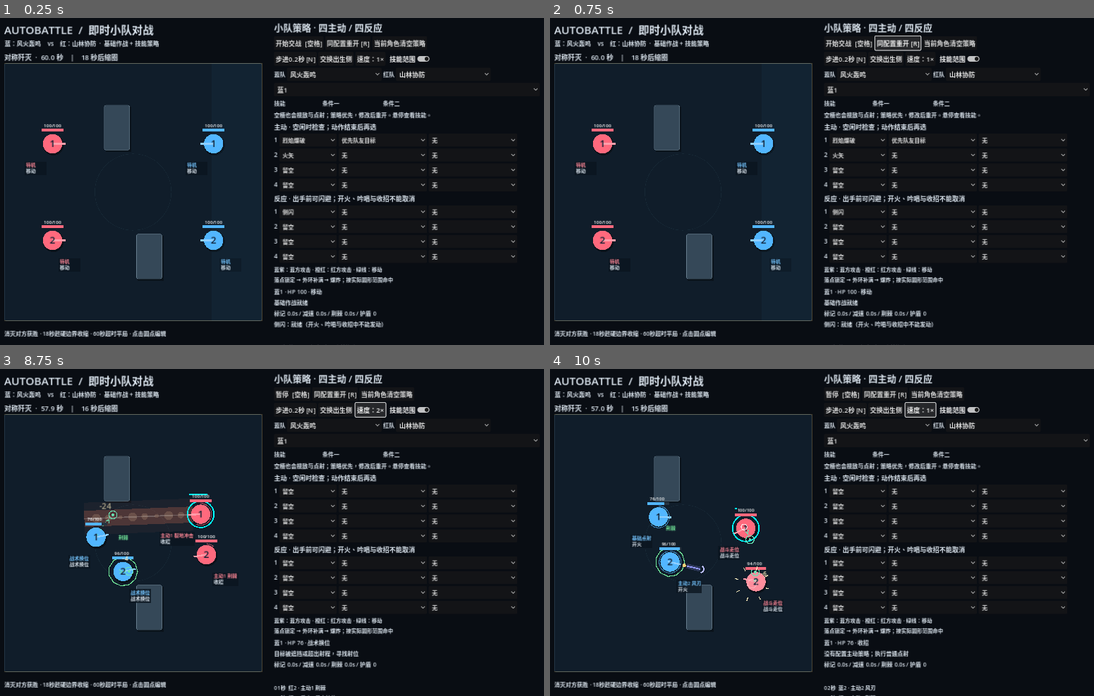
Above: before the commit, frames 1-4 (two rows, left to right).
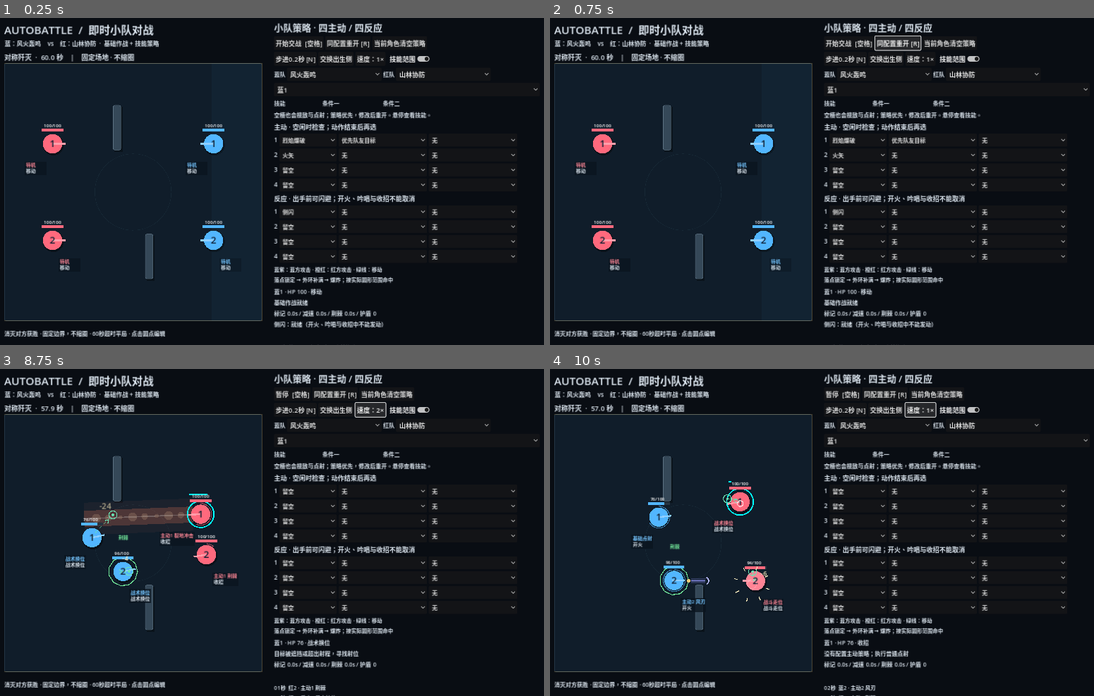
Above: after the commit, the same moments.

Repository: YuanTheouy/test-demo-autobattle
Game: Godot game, scene res://main.tscn
Same seed, same stepped clock (60 frames per second), same inputs: the game is played once before the commit and once after it.
Inputs:
- Up to frame 1 (0.25 s): no input
- Up to frame 2 (0.75 s): click "同配置重开 [R]" at 0.5 s
- Up to frame 3 (8.75 s): click "当前角色清空策略" at 1.25 s; click "步进0.2秒 [N]" at 2 s; click "继续 [空格]" at 2.75 s; click "暂停 [空格]" at 3.5 s; click "同配置重开 [R]" at 4.25 s; click "交换出生侧" at 5 s; click "开始交战 [空格]" at 5.75 s; click "当前角色清空策略" at 6.5 s; click "开始交战 [空格]" at 7.25 s; click "速度：1×" at 8 s
- Up to frame 4 (10 s): click "速度：2×" at 8.75 s; click "速度：0.5×" at 9.5 s

The runs differ from the first frame. In frame 1, 1.4% of the frame differs, in the area x 7-31%, y 10-98%; in frame 2, 1.4%; in frame 3, 1.6%; in frame 4, 3.1%, in the area x 7-43%, y 10-98%.

Commit message:
放大爆炸与后坐力，加入墙面反弹并关闭缩圈

Diff:
--- a/reports/arena-validation.json
+++ b/reports/arena-validation.json
@@ -3,60 +3,63 @@
 		"blue": 7,
 		"blue_left": false,
 		"red": 0,
-		"seconds": 19.7166666666655,
-		"skills": {
-			"0:火矢": 2,
-			"0:烈焰爆破": 1,
-			"1:疾风连刃": 3,
-			"1:风刃": 3,
-			"2:强力射击": 2,
-			"2:掩护队友": 2,
-			"2:标记弹": 4,
-			"3:协同追击": 3,
-			"3:压制射击": 1,
-			"3:强力射击": 3
-		},
-		"winner": 1
-	},
-	{
-		"blue": 7,
-		"blue_left": true,
-		"red": 0,
-		"seconds": 17.4666666666657,
+		"seconds": 22.1666666666654,
 		"skills": {
 			"0:火矢": 2,
 			"0:烈焰爆破": 2,
-			"1:疾风连刃": 2,
-			"1:追风": 2,
-			"1:风刃": 2,
+			"1:疾风连刃": 3,
+			"1:追风": 1,
+			"1:风刃": 3,
 			"2:强力射击": 3,
 			"2:标记弹": 3,
 			"3:侧闪": 1,
 			"3:协同追击": 2,
-			"3:压制射击": 1,
-			"3:强力射击": 2
-		},
-		"winner": 1
-	},
-	{
-		"blue": 7,
-		"blue_left": false,
-		"red": 1,
-		"seconds": 30.0833333333316,
+			"3:压制射击": 2,
+			"3:强力射击": 2,
+			"3:规避预警": 1
+		},
+		"winner": 1
+	},
+	{
+		"blue": 7,
+		"blue_left": true,
+		"red": 0,
+		"seconds": 20.4833333333322,
 		"skills": {
 			"0:火矢": 3,
 			"0:烈焰爆破": 2,
-			"1:疾风连刃": 4,
-			"1:追风": 1,
-			"1:风刃": 4,
+			"1:疾风连刃": 3,
+			"1:追风": 2,
+			"1:风刃": 3,
+			"2:强力射击": 2,
+			"2:标记弹": 2,
+			"3:侧闪": 1,
+			"3:协同追击": 1,
+			"3:压制射击": 1,
+			"3:强力射击": 1
+		},
+		"winner": 0
+	},
+	{
+		"blue": 7,
+		"blue_left": false,
+		"red": 1,
+		"seconds": 23.833333333332,
+		"skills": {
+			"0:火矢": 3,
+			"0:烈焰爆破": 3,
+			"1:疾风连刃": 3,
+			"1:追风": 2,
+			"1:风刃": 3,
 			"2:压制射击": 4,
-			"2:后撤": 2,
-			"2:掩护队友": 1,
+			"2:后撤": 1,
+			"2:掩护队友": 2,
 			"3:侧闪": 2,
 			"3:协同追击": 2,
-			"3:强力射击": 2,
-			"3:短冲刺": 4,
-			"3:绕侧": 4
+			"3:强力射击": 1,
+			"3:短冲刺": 5,
+			"3:绕侧": 5,
+			"3:规避预警": 3
 		},
 		"winner": 0
 	},
@@ -64,106 +67,99 @@
 		"blue": 7,
 		"blue_left": true,
 		"red": 1,
-		"seconds": 20.1999999999989,
+		"seconds": 24.0666666666653,
+		"skills": {
+			"0:火矢": 4,
+			"0:烈焰爆破": 3,
+			"1:疾风连刃": 3,
+			"1:追风": 1,
+			"1:风刃": 3,
+			"2:侧闪": 2,
+			"2:压制射击": 4,
+			"2:后撤": 3,
+			"2:规避预警": 4,
+			"3:侧闪": 2,
+			"3:协同追击": 3,
+			"3:短冲刺": 5,
+			"3:绕侧": 5
+		},
+		"winner": 0
+	},
+	{
+		"blue": 7,
+		"blue_left": false,
+		"red": 2,
+		"seconds": 24.1666666666653,
+		"skills": {
+			"0:火矢": 4,
+			"0:烈焰爆破": 3,
+			"1:疾风连刃": 3,
+			"1:追风": 2,
+			"1:风刃": 3,
+			"2:压制射击": 3,
+			"2:架枪防御": 3,
+			"3:后撤": 2,
+			"3:掩护队友": 1
+		},
+		"winner": 0
+	},
+	{
+		"blue": 7,
+		"blue_left": true,
+		"red": 2,
+		"seconds": 33.2166666666648,
+		"skills": {
+			"0:火矢": 5,
+			"0:烈焰爆破": 4,
+			"1:疾风连刃": 2,
+			"1:风刃": 2,
+			"2:压制射击": 3,
+			"2:强力射击": 1,
+			"2:架枪防御": 2,
+			"3:协同追击": 3,
+			"3:掩护队友": 2,
+			"3:规避预警": 1
+		},
+		"winner": 0
+	},
+	{
+		"blue": 7,
+		"blue_left": false,
+		"red": 3,
+		"seconds": 21.4499999999988,
 		"skills": {
 			"0:火矢": 3,
 			"0:烈焰爆破": 2,
 			"1:疾风连刃": 3,
-			"1:追风": 1,
+			"1:追风": 3,
 			"1:风刃": 3,
 			"2:压制射击": 3,
-			"3:侧闪": 1,
-			"3:协同追击": 1,
-			"3:强力射击": 1,
-			"3:短冲刺": 5,
-			"3:绕侧": 5
-		},
-		"winner": 0
-	},
-	{
-		"blue": 7,
-		"blue_left": false,
-		"red": 2,
-		"seconds": 26.2166666666652,
-		"skills": {
-			"0:火矢": 4,
-			"0:烈焰爆破": 3,
-			"1:侧闪": 1,
-			"1:疾风连刃": 2,
-			"1:追风": 1,
-			"1:风刃": 2,
-			"2:压制射击": 4,
-			"2:强力射击": 3,
-			"2:掩护队友": 1,
-			"2:架枪防御": 4,
-			"3:协同追击": 2,
-			"3:后撤": 2,
-			"3:强力射击": 1,
-			"3:掩护队友": 1
-		},
-		"winner": 1
-	},
-	{
-		"blue": 7,
-		"blue_left": true,
-		"red": 2,
-		"seconds": 33.7499999999981,
-		"skills": {
-			"0:火矢": 5,
-			"0:烈焰爆破": 4,
-			"1:疾风连刃": 3,
-			"1:追风": 2,
-			"1:风刃": 2,
-			"2:压制射击": 3,
-			"2:架枪防御": 3,
-			"3:协同追击": 1,
-			"3:强力射击": 1,
-			"3:掩护队友": 2,
-			"3:规避预警": 2
-		},
-		"winner": 0
-	},
-	{
-		"blue": 7,
-		"blue_left": false,
-		"red": 3,
-		"seconds": 24.4666666666653,
-		"skills": {
-			"0:侧闪": 1,
-			"0:火矢": 4,
-			"0:烈焰爆破": 3,
-			"1:侧闪": 1,
-			"1:疾风连刃": 2,
-			"1:追风": 2,
-			"1:风刃": 2,
-			"2:侧闪": 1,
-			"2:压制射击": 3,
-			"2:规避预警": 2,
-			"2:追风": 3,
+			"2:追风": 2,
 			"2:风刃": 4,
 			"3:火矢": 4,
 			"3:焰返": 1,
 			"3:追风": 2
 		},
-		"winner": 1
+		"winner": 0
 	},
 	{
 		"blue": 7,
 		"blue_left": true,
 		"red": 3,
-		"seconds": 21.9333333333321,
-		"skills": {
-			"0:火矢": 3,
-			"0:烈焰爆破": 3,
-			"1:疾风连刃": 3,
-			"1:追风": 2,
-			"1:风刃": 3,
+		"seconds": 23.283333333332,
+		"skills": {
+			"0:火矢": 4,
+			"0:烈焰爆破": 3,
+			"1:疾风连刃": 2,
+			"1:追风": 1,
+			"1:风刃": 2,
 			"2:压制射击": 2,
+			"2:追风": 1,
 			"2:风刃": 2,
-			"3:火矢": 3,
+			"3:火矢": 4,
 			"3:焰返": 3,
 			"3:规避预警": 2,
-			"3:追风": 2
+			"3:追风": 1
 		},
 		"winner": 0
 	},
@@ -171,131 +167,138 @@
 		"blue": 7,
 		"blue_left": false,
 		"red": 4,
-		"seconds": 27.2166666666651,
+		"seconds": 34.4333333333314,
+		"skills": {
+			"0:侧闪": 3,
+			"0:火矢": 6,
+			"0:烈焰爆破": 4,
+			"1:疾风连刃": 3,
+			"1:追风": 1,
+			"1:风刃": 3,
+			"2:架枪防御": 5,
+			"2:落岩": 4,
+			"2:震山": 1,
+			"3:回春": 4,
+			"3:掩护队友": 1,
+			"3:荆棘": 5
+		},
+		"winner": 0
+	},
+	{
+		"blue": 7,
+		"blue_left": true,
+		"red": 4,
+		"seconds": 39.0999999999978,
 		"skills": {
 			"0:侧闪": 1,
-			"0:火矢": 3,
+			"0:火矢": 4,
+			"0:烈焰爆破": 4,
+			"1:侧闪": 1,
+			"1:疾风连刃": 3,
+			"1:追风": 2,
+			"1:风刃": 2,
+			"2:架枪防御": 3,
+			"2:落岩": 3,
+			"2:震山": 1,
+			"3:侧闪": 2,
+			"3:回春": 4,
+			"3:掩护队友": 2,
+			"3:荆棘": 5,
+			"3:规避预警": 1
+		},
+		"winner": 1
+	},
+	{
+		"blue": 7,
+		"blue_left": false,
+		"red": 5,
+		"seconds": 33.9666666666647,
+		"skills": {
+			"0:侧闪": 1,
+			"0:火矢": 4,
 			"0:烈焰爆破": 3,
 			"1:侧闪": 3,
 			"1:疾风连刃": 4,
-			"1:追风": 1,
-			"1:风刃": 3,
-			"2:架枪防御": 4,
-			"2:落岩": 4,
-			"2:震山": 1,
+			"1:规避预警": 8,
+			"1:追风": 3,
+			"1:风刃": 4,
+			"2:侧闪": 1,
+			"2:抛射轰击": 4,
+			"2:规避预警": 1,
+			"2:风刃": 5,
+			"3:侧闪": 1,
 			"3:回春": 3,
-			"3:掩护队友": 1,
-			"3:荆棘": 4
-		},
-		"winner": 1
-	},
-	{
-		"blue": 7,
-		"blue_left": true,
-		"red": 4,
-		"seconds": 29.866666666665,
-		"skills": {
-			"0:火矢": 4,
-			"0:烈焰爆破": 4,
+			"3:蓄能贯穿": 3
+		},
+		"winner": 1
+	},
+	{
+		"blue": 7,
+		"blue_left": true,
+		"red": 5,
+		"seconds": 35.0833333333313,
+		"skills": {
+			"0:火矢": 4,
+			"0:烈焰爆破": 3,
+			"1:侧闪": 2,
+			"1:疾风连刃": 5,
+			"1:风刃": 5,
+			"2:侧闪": 1,
+			"2:抛射轰击": 4,
+			"2:规避预警": 3,
+			"2:风刃": 5,
+			"3:侧闪": 2,
+			"3:回春": 2,
+			"3:蓄能贯穿": 2
+		},
+		"winner": 0
+	},
+	{
+		"blue": 7,
+		"blue_left": false,
+		"red": 6,
+		"seconds": 23.583333333332,
+		"skills": {
+			"0:侧闪": 1,
+			"0:火矢": 4,
+			"0:烈焰爆破": 3,
+			"0:规避预警": 1,
 			"1:侧闪": 1,
 			"1:疾风连刃": 3,
-			"1:追风": 1,
-			"1:风刃": 3,
-			"2:架枪防御": 3,
-			"2:落岩": 4,
-			"2:震山": 2,
-			"3:侧闪": 2,
-			"3:回春": 4,
-			"3:荆棘": 4,
-			"3:规避预警": 2
-		},
-		"winner": 1
-	},
-	{
-		"blue": 7,
-		"blue_left": false,
-		"red": 5,
-		"seconds": 21.7333333333321,
-		"skills": {
-			"0:侧闪": 1,
-			"0:火矢": 3,
-			"0:烈焰爆破": 3,
-			"1:侧闪": 2,
-			"1:疾风连刃": 3,
-			"1:规避预警": 1,
-			"1:追风": 1,
-			"1:风刃": 3,
-			"2:抛射轰击": 3,
-			"2:风刃": 3,
-			"3:回春": 2,
-			"3:蓄能贯穿": 3
-		},
-		"winner": 0
-	},
-	{
-		"blue": 7,
-		"blue_left": true,
-		"red": 5,
-		"seconds": 22.1499999999987,
-		"skills": {
-			"0:火矢": 3,
-			"0:烈焰爆破": 3,
-			"1:侧闪": 3,
-			"1:疾风连刃": 3,
-			"1:规避预警": 6,
-			"1:追风": 2,
-			"1:风刃": 3,
-			"2:抛射轰击": 2,
-			"2:风刃": 2,
-			"3:回春": 2,
-			"3:蓄能贯穿": 3
-		},
-		"winner": 0
-	},
-	{
-		"blue": 7,
-		"blue_left": false,
-		"red": 6,
-		"seconds": 32.4999999999982,
-		"skills": {
-			"0:侧闪": 1,
-			"0:火矢": 4,
-			"0:烈焰爆破": 4,
-			"1:疾风连刃": 2,
-			"1:追风": 2,
-			"1:风刃": 1,
+			"1:追风": 2,
+			"1:风刃": 3,
 			"2:侧闪": 1,
-			"2:短冲刺": 2,
-			"2:霰弹": 2,
-			"2:风刃": 1,
-			"3:侧闪": 1,
-			"3:抛射轰击": 4,
-			"3:掩护队友": 1,
-			"3:火矢": 4
-		},
-		"winner": 0
-	},
-	{
-		"blue": 7,
-		"blue_left": true,
-		"red": 6,
-		"seconds": 28.3333333333317,
-		"skills": {
-			"0:火矢": 4,
-			"0:烈焰爆破": 3,
-			"1:侧闪": 3,
-			"1:疾风连刃": 4,
-			"1:规避预警": 7,
-			"1:追风": 2,
-			"1:风刃": 3,
-			"2:侧闪": 1,
-			"2:短冲刺": 2,
+			"2:短冲刺": 3,
 			"2:霰弹": 2,
 			"2:风刃": 2,
-			"3:侧闪": 2,
+			"3:抛射轰击": 3,
+			"3:掩护队友": 2,
+			"3:火矢": 3
+		},
+		"winner": 0
+	},
+	{
+		"blue": 7,
+		"blue_left": true,
+		"red": 6,
+		"seconds": 23.283333333332,
+		"skills": {
+			"0:侧闪": 2,
+			"0:火矢": 4,
+			"0:烈焰爆破": 3,
+			"1:侧闪": 2,
+			"1:疾风连刃": 3,
+			"1:追风": 2,
+			"1:风刃": 3,
+			"2:侧闪": 2,
+			"2:短冲刺": 4,
+			"2:霰弹": 2,
+			"2:风刃": 2,
+			"3:侧闪": 1,
 			"3:抛射轰击": 3,
 			"3:掩护队友": 1,
-			"3:火矢": 4
+			"3:火矢": 3,
+			"3:规避预警": 1
 		},
 		"winner": 0
 	},
@@ -303,16 +306,16 @@
 		"blue": 7,
 		"blue_left": false,
 		"red": 7,
-		"seconds": 19.9333333333322,
+		"seconds": 33.5333333333314,
 		"skills": {
 			"0:火矢": 2,
 			"0:烈焰爆破": 2,
-			"1:侧闪": 1,
-			"1:疾风连刃": 3,
-			"1:追风": 1,
-			"1:风刃": 3,
-			"2:火矢": 3,
-			"2:烈焰爆破": 2,
+			"1:侧闪": 2,
+			"1:疾风连刃": 4,
+			"1:追风": 1,
+			"1:风刃": 4,
+			"2:火矢": 5,
+			"2:烈焰爆破": 4,
 			"3:疾风连刃": 3,
 			"3:追风": 2,
 			"3:风刃": 2
@@ -323,19 +326,19 @@
 		"blue": 7,
 		"blue_left": true,
 		"red": 7,
-		"seconds": 19.9333333333322,
-		"skills": {
-			"0:火矢": 3,
-			"0:烈焰爆破": 2,
+		"seconds": 33.5333333333314,
+		"skills": {
+			"0:火矢": 5,
+			"0:烈焰爆破": 4,
 			"1:疾风连刃": 3,
 			"1:追风": 2,
 			"1:风刃": 2,
 			"2:火矢": 2,
 			"2:烈焰爆破": 2,
-			"3:侧闪": 1,
-			"3:疾风连刃": 3,
+			"3:侧闪": 2,
+			"3:疾风连刃": 4,
 			"3:追风": 1,
-			"3:风刃": 3
+			"3:风刃": 4
 		},
 		"winner": 0
 	},
@@ -343,20 +346,22 @@
 		"blue": 7,
 		"blue_left": false,
 		"red": 8,
-		"seconds": 25.2999999999986,
-		"skills": {
-			"0:侧闪": 1,
-			"0:火矢": 4,
-			"0:烈焰爆破": 3,
-			"1:侧闪": 3,
-			"1:疾风连刃": 4,
-			"1:追风": 1,
-			"1:风刃": 3,
+		"seconds": 42.3833333333309,
+		"skills": {
+			"0:侧闪": 4,
+			"0:火矢": 6,
+			"0:烈焰爆破": 5,
+			"0:规避预警": 3,
+			"1:侧闪": 1,
+			"1:疾风连刃": 3,
+			"1:追风": 1,
+			"1:风刃": 2,
 			"2:落岩": 2,
 			"2:裂地冲击": 2,
-			"3:抛射轰击": 3,
-			"3:灵木护佑": 3,
-			"3:荆棘": 4
+			"3:侧闪": 2,
+			"3:抛射轰击": 5,
+			"3:灵木护佑": 4,
+			"3:荆棘": 6
 		},
 		"winner": 0
 	},
@@ -364,23 +369,22 @@
 		"blue": 7,
 		"blue_left": true,
 		"red": 8,
-		"seconds": 27.6166666666651,
-		"skills": {
-			"0:侧闪": 1,
-			"0:火矢": 4,
-			"0:烈焰爆破": 3,
-			"1:侧闪": 2,
-			"1:疾风连刃": 3,
-			"1:规避预警": 1,
-			"1:追风": 1,
-			"1:风刃": 3,
+		"seconds": 37.3666666666645,
+		"skills": {
+			"0:侧闪": 3,
+			"0:火矢": 6,
+			"0:烈焰爆破": 4,
+			"1:侧闪": 3,
+			"1:疾风连刃": 3,
+			"1:风刃": 3,
+			"2:侧闪": 1,
 			"2:落岩": 2,
-			"2:裂地冲击": 2,
-			"3:侧闪": 2,
-			"3:抛射轰击": 3,
-			"3:灵木护佑": 3,
-			"3:荆棘": 4
-		},
-		"winner": 0
+			"2:裂地冲击": 3,
+			"3:侧闪": 2,
+			"3:抛射轰击": 4,
+			"3:灵木护佑": 4,
+			"3:荆棘": 5
+		},
+		"winner": 1
 	}
 ]
--- a/scripts/battle.gd
+++ b/scripts/battle.gd
@@ -29,7 +29,7 @@
 const BLAST_RADIUS := 64.0
 const BLAST_CAST := 0.25
 const BLAST_FLIGHT := 0.65
-var walls: Array[Rect2] = [Rect2(248, 104, 64, 112), Rect2(328, 424, 64, 112)]
+var walls: Array[Rect2] = [Rect2(270, 104, 20, 112), Rect2(350, 424, 20, 112)]
 var tactics := [0, 1]
 var team_focus := [-1, -1]
 var focus_timer := 0.0
@@ -96,6 +96,10 @@
 	setup_loadouts()
 	setup_ui()
 	reset_round()
+	if "--blast-push-test" in OS.get_cmdline_user_args():
+		run_blast_push_tests()
+		get_tree().quit()
+		return
 	if "--position-test" in OS.get_cmdline_user_args():
 		run_position_tests()
 		get_tree().quit()
@@ -283,7 +287,7 @@
 	info_label.autowrap_mode = TextServer.AUTOWRAP_WORD_SMART
 	result_label = text_label(panel, "", 18)
 	log_label = text_label(panel, "", 13)
-	var foot := text_label(self, "消灭对方获胜 · 18秒起硬边界收缩 · 60秒超时平局 · 点击圆点编辑", 14)
+	var foot := text_label(self, "消灭对方获胜 · 固定边界，不缩圈 · 60秒超时平局 · 点击圆点编辑", 14)
 	foot.position = Vector2(35, 789)
 	rebuild_editor()
 
@@ -344,7 +348,7 @@
 		for member in range(2):
 			var p: Vector2 = Vector2(120, 200 + member * 240) if attack else Vector2(520, 200 + member * 240)
 			units.append({"uid": team * 2 + member, "team": team, "member": member, "attack": attack, "p": p,
-				"impulse": Vector2.ZERO, "evade_source":  …(458 unchanged characters)…
+				"blast_impulse": Vector2.ZERO, "blast_lock": 0.0, "impulse": Vector2.ZERO, "evade_source":  …(458 unchanged characters)…
 				"intent": "待机", "retreat": 0.0, "retreat_cd": 0.0, "hp": MAX_HP, "phase": "移动", "timer": 0.0, "cooldown": 0.0,
 				"angle": 0.0 if attack else PI, "target": -1, "path": PackedVector2Array(),
 				"repath": 0.0, "goal": p, "dodge": 0.0, "dodge_dir": Vector2.ZERO, "shot_count": 0, "last_seen": Vector2(-1, -1), "memory": 0.0})
@@ -481,9 +485,6 @@
 	links = links.filter(func(link): return link.life > 0)
 	refresh_boundary_navigation()
 	enforce_boundary()
-	if not shrink_announced and ROUND_TIME - clock >= SHRINK_START:
-		shrink_announced = true
-		log_event("边界开始收缩，枪兵随边界向内移动")
 	var visible := [contacts(0), contacts(1)]
 	focus_timer -= dt
 	update_team_focus(visible)
@@ -496,6 +497,7 @@
 		for key in u.skill_cds.keys(): u.skill_cds[key] = maxf(0, u.skill_cds[key] - dt)
 		u.counter_left = maxf(0, u.counter_left - dt)
 		u.cooldown = maxf(0, u.cooldown - dt)
+		u.blast_lock = maxf(0, u.blast_lock - dt)
 		u.marked = maxf(0, u.marked - dt)
 		u.guard = maxf(0, u.guard - dt)
 		u.slow = maxf(0, u.slow - dt)
@@ -553,7 +555,10 @@
 			continue
 		if not try_active(u, visible[u.team]): baseline_action(u, visible[u.team])
 	for actor in next_units:
-		if actor.hp > 0: apply_forced_motion(actor, dt)
+		if actor.hp > 0:
+			if actor.blast_lock > 0:
+				actor.p = units[actor.uid].p.lerp(actor.p, 0.25)
+			apply_forced_motion(actor, dt)
 	# Reject conflicting movement proposals together, never first-come-first-served.
 	var rejected: Array[int] = []
 	for i in range(next_units.size()):
@@ -563,6 +568,7 @@
 	for i in rejected:
 		next_units[i].p = units[i].p
 		next_units[i].impulse = Vector2.ZERO
+		next_units[i].blast_impulse = Vector2.ZERO
 		next_units[i].phase = "让行" if next_units[i].action_left > 0 else next_units[i].phase
 	units = next_units
 	for grant in shields_pending:
@@ -590,8 +596,7 @@
 	effects = effects.filter(func(fx: Dictionary): return fx.life > 0)
 
 func safe_rect() -> Rect2:
-	var inset := MAX_INSET * clampf((ROUND_TIME - clock - SHRINK_START) / (SHRINK_END - SHRINK_START), 0, 1)
-	return Rect2(Vector2(inset, inset), Vector2(SIZE - inset * 2, SIZE - inset * 2))
+	return Rect2(Vector2.ZERO, Vector2(SIZE, SIZE))
 
 func ally_index(u: Dictionary) -> int:
 	for i in range(units.size()):
@@ -863,16 +868,38 @@
 		var nearest: Vector2 = Geometry2D.get_closest_point_to_segment(u.p, beam.p, beam.end)
 		if nearest.distance_to(u.p) <= RADIUS + beam.radius and not blocked(beam.p, u.p):
 			add_impulse(u, beam_push_direction(beam, u) * 1100.0 * dt)
-	var displacement: Vector2 = u.impulse * dt
-	var steps := maxi(1, int(ceil(displacement.length() / 4.0)))
+	var steps := maxi(1, int(ceil((u.impulse + u.blast_impulse).length() * dt / 4.0)))
 	for step in range(steps):
-		var candidate: Vector2 = u.p + displacement / steps
-		if not movement_is_free(u, candidate) or blocked(u.p, candidate):
+		var candidate: Vector2 = u.p + (u.impulse + u.blast_impulse) * dt / steps
+		var normal := forced_collision_normal(u.p, candidate)
+		if not normal.is_zero_approx():
+			u.impulse = u.impulse.bounce(normal) * 0.72
+			u.blast_impulse = u.blast_impulse.bounce(normal) * 0.72
+			continue
+		if not movement_is_free(u, candidate):
 			u.impulse = Vector2.ZERO
+			u.blast_impulse = Vector2.ZERO
 			break
 		u.p = candidate
+	u.blast_impulse *= exp(-3.5 * dt)
+	if u.blast_impulse.length() < 1.0: u.blast_impulse = Vector2.ZERO
 	u.impulse *= exp(-6.0 * dt)
 	if u.impulse.length() < 1.0: u.impulse = Vector2.ZERO
+
+func forced_collision_normal(origin: Vector2, candidate: Vector2) -> Vector2:
+	var bounds := safe_rect().grow(-RADIUS - 1)
+	if candidate.x < bounds.position.x: return Vector2.RIGHT
+	if candidate.x > bounds.end.x: return Vector2.LEFT
+	if candidate.y < bounds.position.y: return Vector2.DOWN
+	if candidate.y > bounds.end.y: return Vector2.UP
+	for wall in walls:
+		var solid := wall.grow(RADIUS + 1)
+		if not solid.has_point(candidate): continue
+		if origin.x <= solid.position.x: return Vector2.LEFT
+		if origin.x >= solid.end.x: return Vector2.RIGHT
+		if origin.y <= solid.position.y: return Vector2.UP
+		return Vector2.DOWN
+	return Vector2.ZERO
 
 func movement_is_free(u: Dictionary, next: Vector2) -> bool:
 	if not valid_arena_position(next): return false
@@ -1002,7 +1029,7 @@
 	if logs.size() > 3: logs.resize(3)
 
 func refresh_ui() -> void:
-	status_label.text = "对称歼灭  ·  %04.1f 秒    |    %s" % [maxf(clock, 0), "边缘收缩中" if ROUND_TIME - clock >= SHRINK_START else "%.0f 秒后缩圈" % (SHRINK_START - (ROUND_TIME - clock))]
+	status_label.text = "对称歼灭  ·  %04.1f 秒    |    固定场地 · 不缩圈" % maxf(clock, 0)
 	start_button.text = "暂停  [空格]" if running else ("重新开始  [空格]" if finished else ("继续  [空格]" if started else "开始交战  [空格]"))
 	result_label.text = result
 	log_label.text = "\n".join(logs)
@@ -1029,7 +1056,7 @@
 	draw_rect(Rect2(ORIGIN + Vector2(0, inset), Vector2(inset, SIZE - inset * 2)), danger)
 	draw_rect(Rect2(ORIGIN + Vector2(SIZE - inset, inset), Vector2(inset, SIZE - inset * 2)), danger)
 	if inset > 0: draw_rect(Rect2(ORIGIN + safe.position, safe.size), RED, false, 2)
-	if clock > ROUND_TIME - SHRINK_START:
+	if true:
 		draw_rect(Rect2(ORIGIN, Vector2(SIZE, SIZE)), Color(GOLD, 0.25), false, 1)
 	for wall in walls:
 		draw_rect(Rect2(wall.position + ORIGIN + Vector2(4, 5), wall.size), Color(0, 0, 0, 0.35))
@@ -1832,7 +1859,11 @@
 	shots += 1
 	var skill: String = u.active_skill
 	var data: Dictionary = Tactics.MAGIC[skill]
-	add_impulse(u, -Vector2.from_angle(u.lock_angle) * (115.0 if skill in Tactics.LINES else 80.0))
+	if skill in Tactics.AREAS:
+		u.blast_impulse = (u.blast_impulse - Vector2.from_angle(u.lock_angle) * 800.0).limit_length(4200.0)
+		u.blast_lock = 0.22
+	else:
+		add_impulse(u, -Vector2.from_angle(u.lock_angle) * (115.0 if skill in Tactics.LINES else 80.0))
 	if skill in Tactics.LINES:
 		hazards.append({"kind": "beam", "skill": skill, "p": u.p, "end": beam_end(u.p, u.lock_angle), "team": u.team, "source": u.uid, "left": 0.0, "damage": data.damage, "radius": pattern_radius(skill), "true_damage": data.element == "火"})
 	elif skill in Tactics.AREAS:
@@ -1869,7 +1900,8 @@
 				else:
 					var away: Vector2 = (u.p - h.p).normalized()
 					if away.is_zero_approx(): away = Vector2.from_angle(u.angle + PI)
-					add_impulse(u, away * 155.0)
+					u.blast_impulse = (u.blast_impulse + away * (3400.0 if h.get("skill", "") == "烈焰爆破" else 2900.0)).limit_length(4200.0)
+				u.blast_lock = 0.22
 				damage[i] += maxf(0, h.damage - (6 if u.guard > 0 and not h.get("true_damage", h.kind == "beam") else 0))
 				hits += 1
 				hit_events.append({"source": h.source, "team": h.team, "target": i, "life": 0.8})
@@ -2476,3 +2508,39 @@
 	simulate(STEP)
 	assert(units[1].intent == "后撤")
 	print("POSITION PASSED: close vs ranged goals, teammate opens angle, persistent destination, player AP preemption")
+
+func run_blast_push_tests() -> void:
+	for skill in Tactics.AREAS:
+		pattern_fixture()
+		units[2].p = Vector2(280, 320)
+		hazards.append({"kind": "area", "skill": skill, "p": units[2].p - Vector2(20, 0), "origin": units[0].p, "radius": pattern_radius(skill), "left": 0.0, "damage": 18.0, "team": 0, "source": 0})
+		update_bullets(STEP)
+		assert(units[2].blast_impulse.length() >= 2900)
+		var path_length := 0.0
+		for tick in range(120):
+			var before: Vector2 = units[2].p
+			apply_forced_motion(units[2], STEP)
+			path_length += before.distance_to(units[2].p)
+			assert(valid_arena_position(units[2].p))
+		assert(path_length > 400 and units[2].hp == MAX_HP - 18)
+		pattern_fixture()
+		begin_shot(units[0], 2, skill)
+		update_attack(units[0], Tactics.MAGIC[skill].cast + 0.01)
+		assert(units[0].blast_impulse.length() >= 799)
+	# Wall faces reflect their normal component, keeping the tangent component.
+	pattern_fixture()
+	units[0].p = Vector2(240, 160)
+	units[0].blast_impulse = Vector2(3400, 100)
+	apply_forced_motion(units[0], STEP)
+	assert(units[0].blast_impulse.x < 0 and units[0].blast_impulse.y > 0)
+	assert(valid_arena_position(units[0].p))
+	pattern_fixture()
+	units[0].p = Vector2(600, 320)
+	units[0].blast_impulse = Vector2(3400, 0)
+	apply_forced_motion(units[0], STEP)
+	assert(units[0].blast_impulse.x < 0 and valid_arena_position(units[0].p))
+	for elapsed in [0, 20, 40, 59]:
+		clock = ROUND_TIME - elapsed
+		assert(safe_rect() == Rect2(Vector2.ZERO, Vector2(SIZE, SIZE)))
+	assert(walls[0].size.x <= 64.0 / 3)
+	print("BLAST PUSH PASSED: 10x victim impulse, 10x caster recoil, swept wall/border bounce, tangential motion, no shrinking, thin walls")
--- a/scripts/tactics.gd
+++ b/scripts/tactics.gd
@@ -120,9 +120,9 @@
   "回春": "自己或队友刚受伤时治疗12HP，范围3米、需视线，冷却8秒。",
   "蓄能贯穿": "锁方向蓄力1.1秒，瞬发直线22真实伤害。穿人不穿墙，收招1秒，冷却8秒。",
   "霰弹": "准备0.25秒，扇形5弹，每弹5伤害；可多弹命中，最大25。射程2.5米，冷却6秒。",
-  "抛射轰击": "准备0.25秒+飞行0.65秒，锁定半径0.8米圆形落点，18伤害；越过墙体，圆环满时结算，冷却8秒。",
+  "抛射轰击": "准备0.25秒+飞行0.65秒，锁定半径0.8米圆形落点，18伤害，猛烈向外击飞并撞墙反弹；越过墙体，圆环满时结算，冷却8秒。",
   "疾风连刃": "准备0.15秒，三枚旋刃逐发瞄准，每发5伤害、间隔0.18秒。冷却7秒。",
-  "烈焰爆破": "锁定半径1米落点，准备0.45秒+飞行0.65秒；满环爆发18真实伤害，越过墙体。冷却9秒。",
+  "烈焰爆破": "锁定半径1米落点，准备0.45秒+飞行0.65秒；满环爆发18真实伤害，猛烈向外击飞并撞墙反弹，越过墙体。冷却9秒。",
   "裂地冲击": "锁方向蓄力0.85秒，宽40像素冲击带，24伤害；穿人不穿墙，冷却9秒。",
   "灵木护佑": "自己或队友刚受伤时，治疗8HP并给予8护盾持续2秒；范围3米、需视线，冷却9秒。",
   "绕侧": "绕敌侧移1秒，冷却4秒。",
Binary file changed: preview.png
Not shown, changed: README.md
